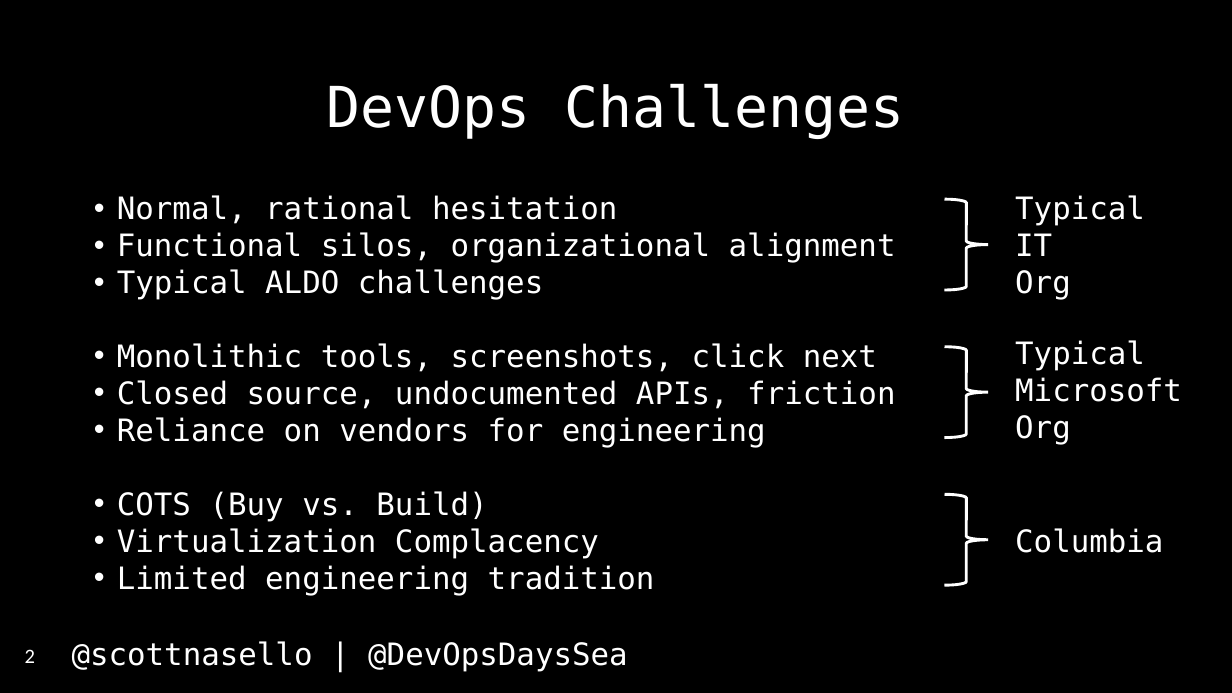
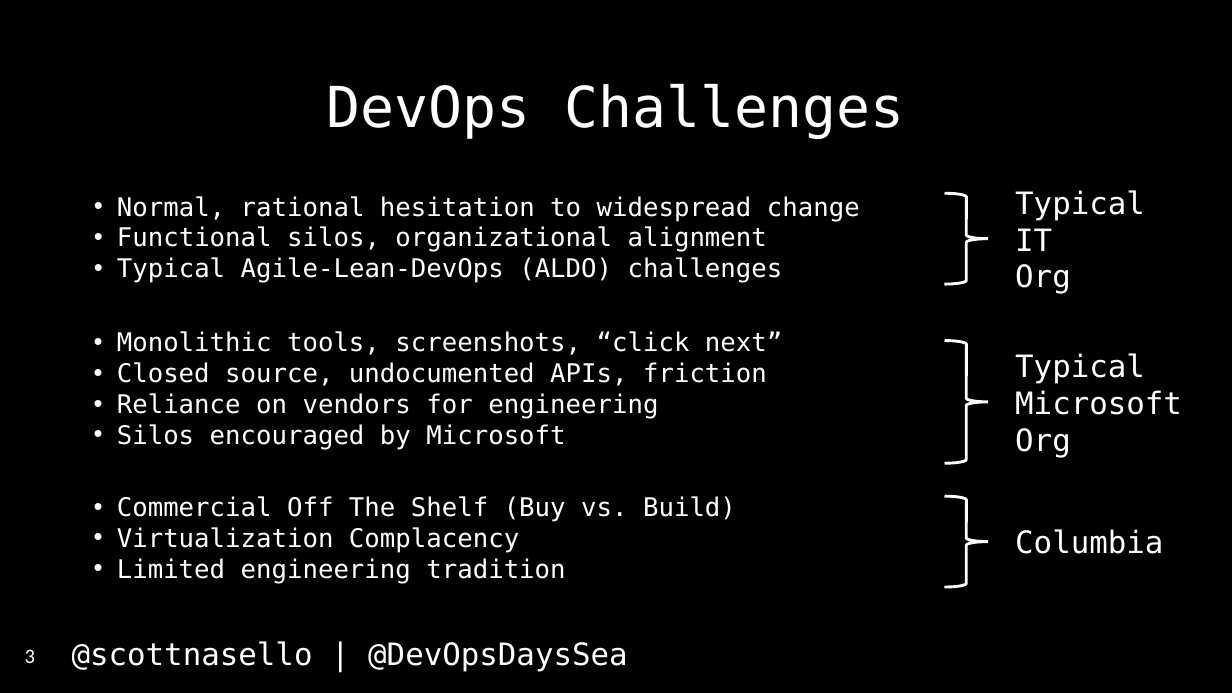
Before and after one commit to scottnasello/talks, a slide deck: slide 3 of 2017-04-26 Seattle DevOpsDays/DevOpsDays Seattle.pptx (slide 2 before the commit). Drawn at 1232x693 pixels with LibreOffice and Linux fonts; fonts in the diff are those of the drawing. Boxes give left, top, right and bottom in pixels: in the first picture for what was removed or moved away, otherwise in the second. Text is boxed around its words. In the diff, an @@ line names an element or a change of style, - is before the commit and + after.

```diff
--- a/2017-04-26 Seattle DevOpsDays/DevOpsDays Seattle.pptx
+++ b/2017-04-26 Seattle DevOpsDays/DevOpsDays Seattle.pptx
@@ text at (x1=117, y1=196, x2=860, y2=221): text changed; size 24 to 20 pt @@
-• Normal, rational hesitation
+• Normal, rational hesitation to widespread change
@@ right brace moved from (x1=945, y1=200, x2=988, y2=290) to (x1=945, y1=193, x2=988, y2=284) @@
@@ text "Typical" moved from (x1=1015, y1=195, x2=1145, y2=300) to (x1=1015, y1=190, x2=1145, y2=294) @@
@@ text at (x1=117, y1=226, x2=767, y2=252): size 24 to 20 pt in "Functional silos, organizational alignment" @@
@@ text at (x1=117, y1=257, x2=783, y2=283): text changed; size 24 to 20 pt @@
-• Typical ALDO challenges
-• Monolithic tools, screenshots, click next
-• Closed source, undocumented APIs, friction
-• Reliance on vendors for engineering
-• COTS (Buy vs. Build)
-• Virtualization Complacency
-• Limited engineering tradition
+• Typical Agile-Lean-DevOps (ALDO) challenges
@@ text added at (x1=117, y1=331, x2=782, y2=450), 20 pt, text #FFFFFF @@
+• Monolithic tools, screenshots, “click next”
+• Closed source, undocumented APIs, friction
+• Reliance on vendors for engineering
+• Silos encouraged by Microsoft
@@ right brace resized from (x1=945, y1=347, x2=988, y2=437) to (x1=945, y1=341, x2=988, y2=464) @@
@@ text "Typical Microsoft" moved from (x1=1015, y1=340, x2=1182, y2=445) to (x1=1015, y1=353, x2=1182, y2=458) @@
@@ text added at (x1=117, y1=496, x2=736, y2=583), 20 pt, text #FFFFFF @@
+• Commercial Off The Shelf (Buy vs. Build)
+• Virtualization Complacency
+• Limited engineering tradition
@@ page number at (x1=25, y1=649, x2=35, y2=663): text changed @@
-2
+3
```
Also in this commit, not shown: 12 other slides changed, 17 slides added, 8 slides removed, 1 other file.
